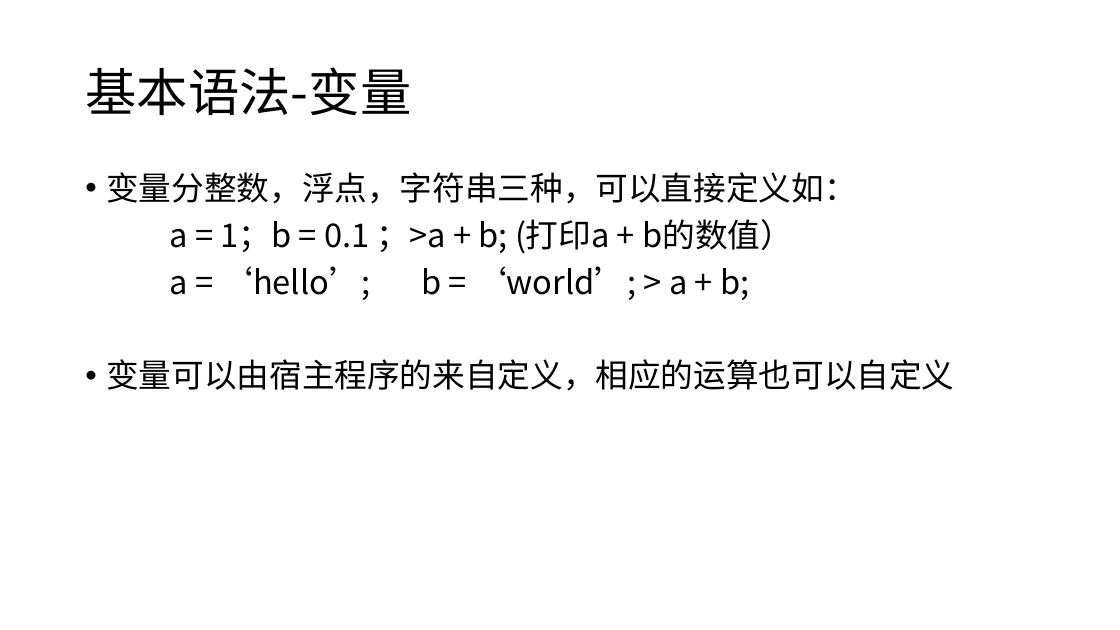
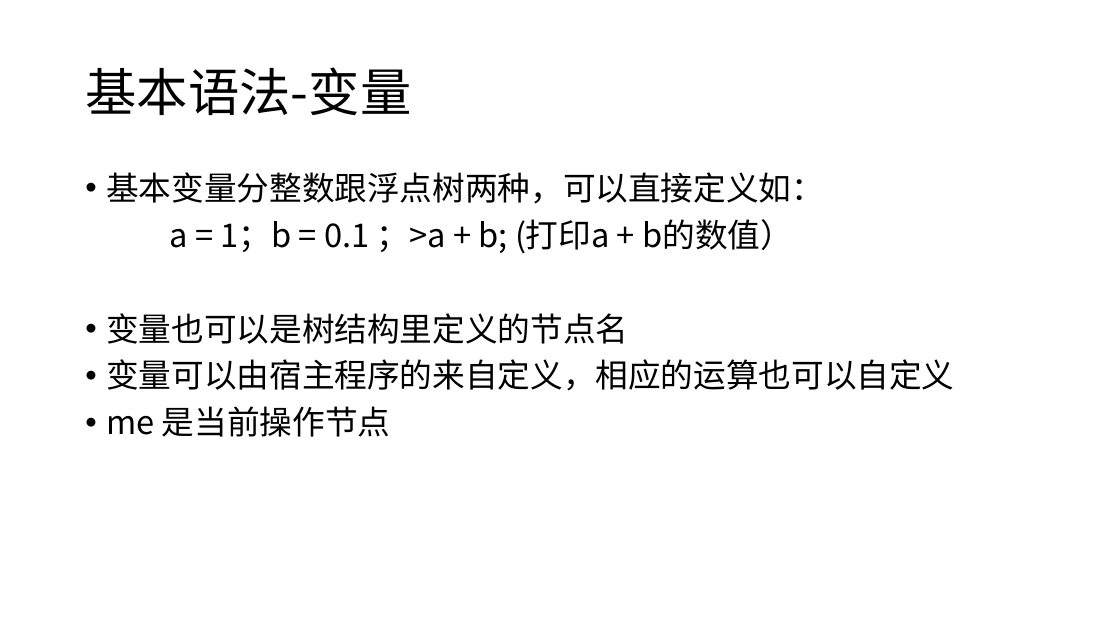
Before and after one commit to panguojun/.PHG., a slide deck: slide 5 of PHG语法手册.pptx (slide 4 before the commit). Drawn at 1120x630 pixels with LibreOffice and Linux fonts; fonts in the diff are those of the drawing. Boxes give left, top, right and bottom in pixels: in the first picture for what was removed or moved away, otherwise in the second. Text is boxed around its words. In the diff, an @@ line names an element or a change of style, - is before the commit and + after.

```diff
--- a/PHG语法手册.pptx
+++ b/PHG语法手册.pptx
@@ text at <box>106,172,824,204</box>: text changed @@
-• 变量分整数，浮点，字符串三种，可以直接定义如：
+• 基本变量分整数跟浮点树两种，可以直接定义如：
@@ text at <box>106,313,628,344</box>: text changed @@
-a = ‘hello’; b = ‘world’; > a + b;
+• 变量也可以是树结构里定义的节点名
@@ text at <box>106,406,390,437</box>: paragraph added @@
+• me 是当前操作节点
```
Also in this commit, not shown: 3 other slides changed, 2 slides added, 4 other files.
